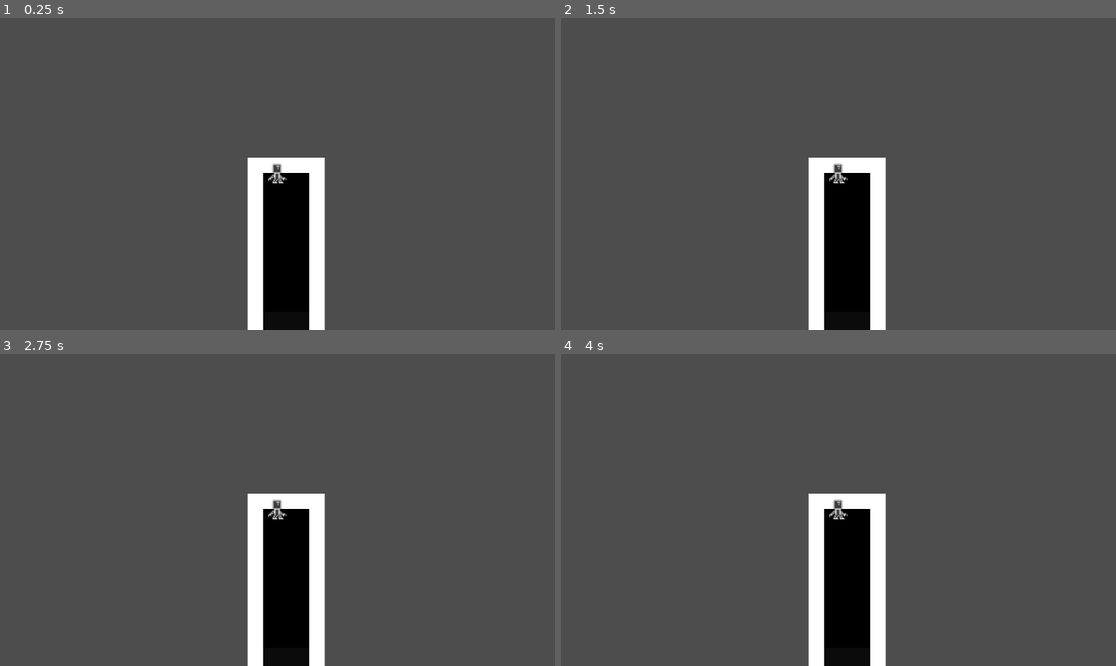
Above: before the commit, frames 1-4 (two rows, left to right).
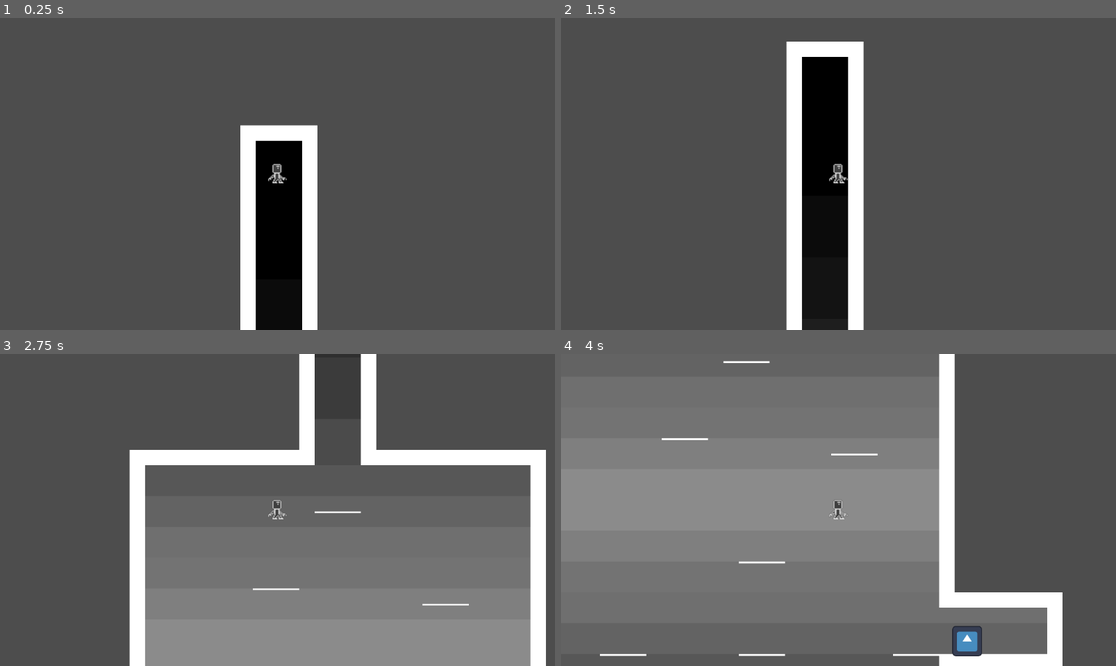
Above: after the commit, the same moments.

Repository: peachyem/ShootingForTheDark
Game: Godot game, scene res://levels/level_2.tscn
Same seed, same stepped clock (60 frames per second), same inputs: the game is played once before the commit and once after it. This scene is started directly instead of the project's main scene. The engine's default icon, where the game draws it, is replaced by a stand-in: a white triangle on a blue panel in a dark square.
Inputs:
- Up to frame 1 (0.25 s): no input
- Up to frame 2 (1.5 s): tap Enter (ui_accept) at 0.5, 0.77 s; hold Right (ui_right) from 0.53 s (still down)
- Up to frame 3 (2.75 s): tap Enter (ui_accept) at 1.52 s; release Right (ui_right) at 2.03 s; hold Left (ui_left) from 2.03 s (still down)
- Up to frame 4 (4 s): release Left (ui_left) at 2.78 s; hold Right (ui_right) from 2.78 s (still down); tap Enter (ui_accept) at 3.02, 3.77 s

The runs differ from the first frame. In frame 1, 4.7% of the frame differs, in the area x 43-59%, y 34-100%; in frame 2, 13%; in frame 3, 41%; in frame 4, 62%, in the area x 0-91%, y 0-100%.

Commit message:
Started Lvl 2

Diff:
--- a/levels/level_2.tscn
+++ b/levels/level_2.tscn
@@ -1,9 +1,8 @@
-[gd_scene load_steps=6 format=3 uid="uid://djsv12qclndee"]
+[gd_scene load_steps=5 format=3 uid="uid://djsv12qclndee"]
 
 [ext_resource type="PackedScene" uid="uid://2tlnjjmk4no7" path="res://tilemaps/background.tscn" id="1_o4n4d"]
 [ext_resource type="PackedScene" uid="uid://bwchkvxyfnu8l" path="res://tilemaps/grounds and platforms.tscn" id="2_2qbct"]
 [ext_resource type="PackedScene" uid="uid://cu7vtwgge2k0j" path="res://entities/player/player_w_camera.tscn" id="3_k2uem"]
-[ext_resource type="Script" path="res://scripts/player_control.gd" id="4_647a0"]
 [ext_resource type="PackedScene" uid="uid://cdeiryqewf57p" path="res://entities/interactables/rock.tscn" id="5_pqx1i"]
 
 [node name="Level2" type="Node2D"]
@@ -15,7 +14,7 @@
 layer_0/tile_data = PackedInt32Array(65534, 65536, 0, 131070, 65536, 0, 196606, 65536, 0, 262142, 65536, 0, 327678, 655 …(4854 unchanged characters)…
 
 [node name="Player" parent="." instance=ExtResource("3_k2uem")]
-script = ExtResource("4_647a0")
+position = Vector2(15, 34)
 
 [node name="Rock1" parent="." instance=ExtResource("5_pqx1i")]
 position = Vector2(441, 1774)
